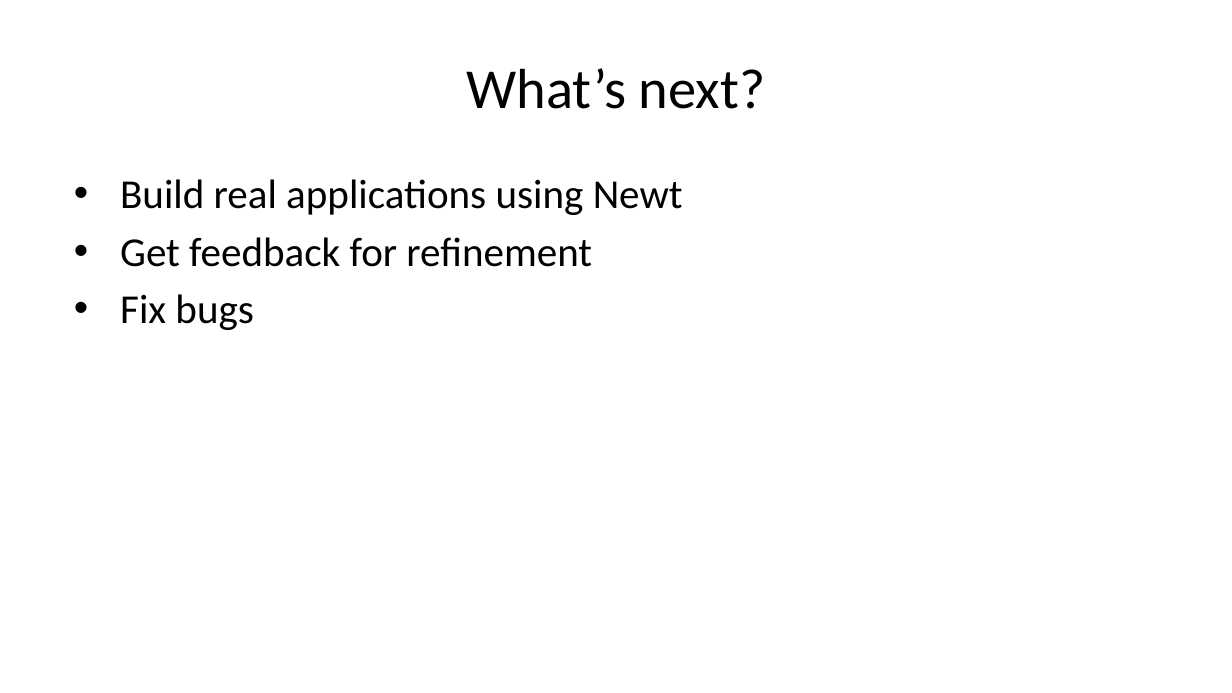
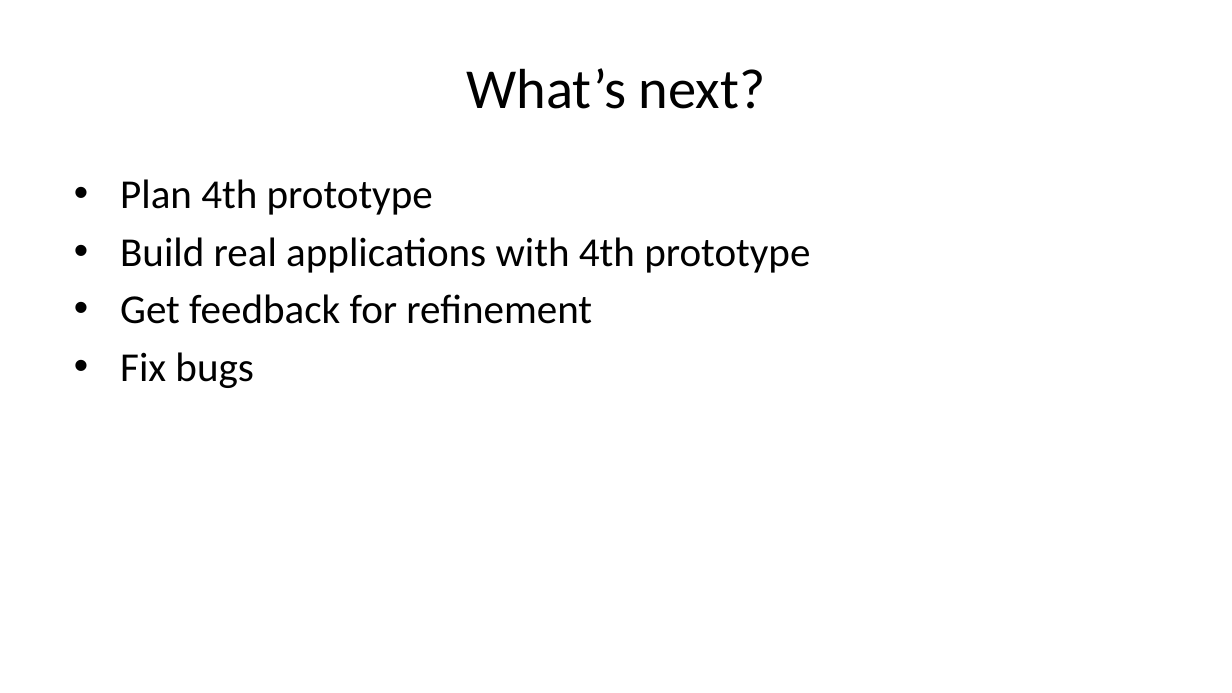
Before and after one commit to caltechlibrary/newt, a slide deck: slide 20 of presentation3/newt-p3.pptx (slide 21 before the commit). Drawn at 1232x693 pixels with LibreOffice and Linux fonts; fonts in the diff are those of the drawing. Boxes give left, top, right and bottom in pixels: in the first picture for what was removed or moved away, otherwise in the second. Text is boxed around its words. In the diff, an @@ line names an element or a change of style, - is before the commit and + after.

```diff
--- a/presentation3/newt-p3.pptx
+++ b/presentation3/newt-p3.pptx
@@ text at [120,179,810,273]: text changed @@
-• Build real applications using Newt
+• Plan 4th prototype
+• Build real applications with 4th prototype
```
Also in this commit, not shown: 7 other slides changed, 1 slide removed, 48 other files.
